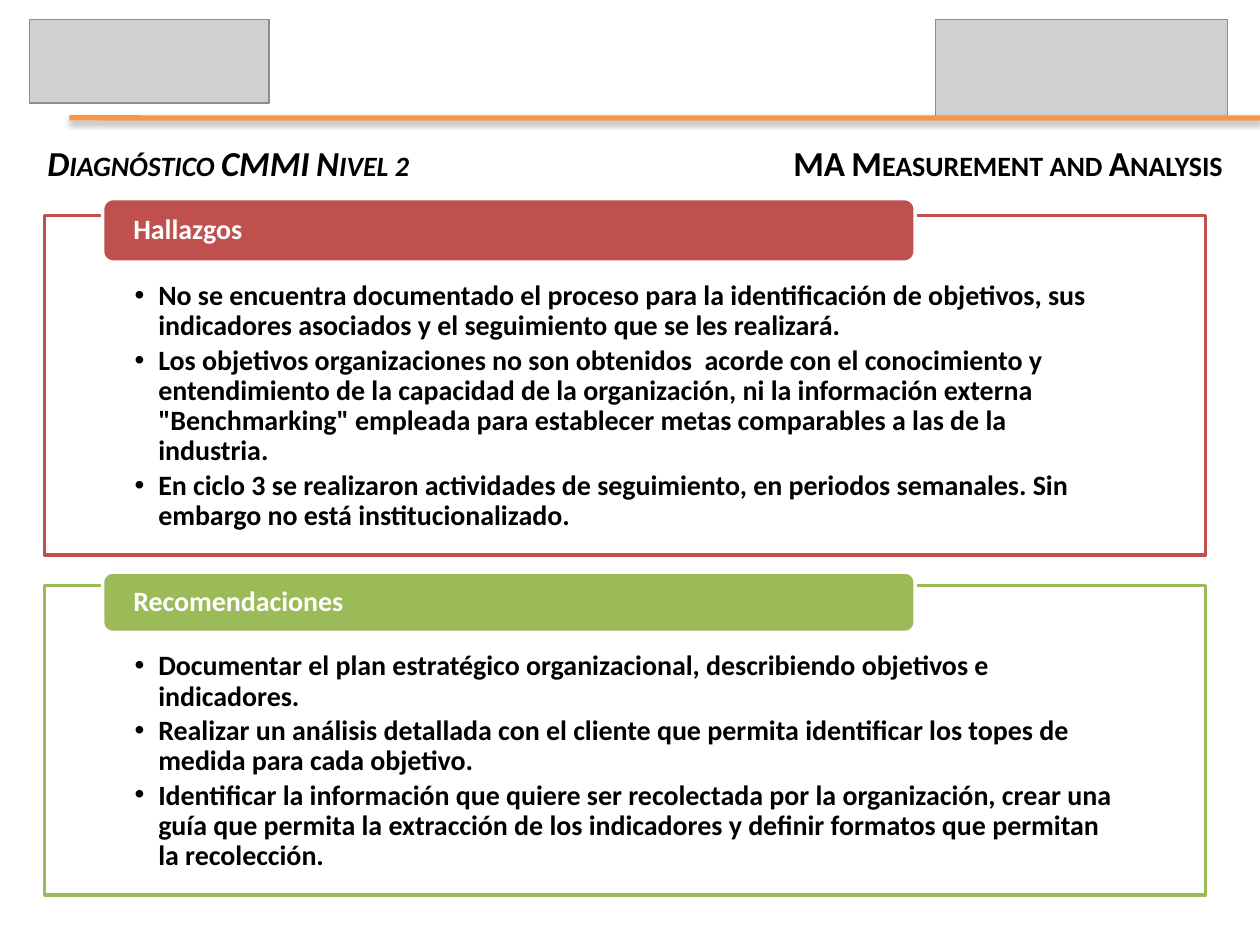
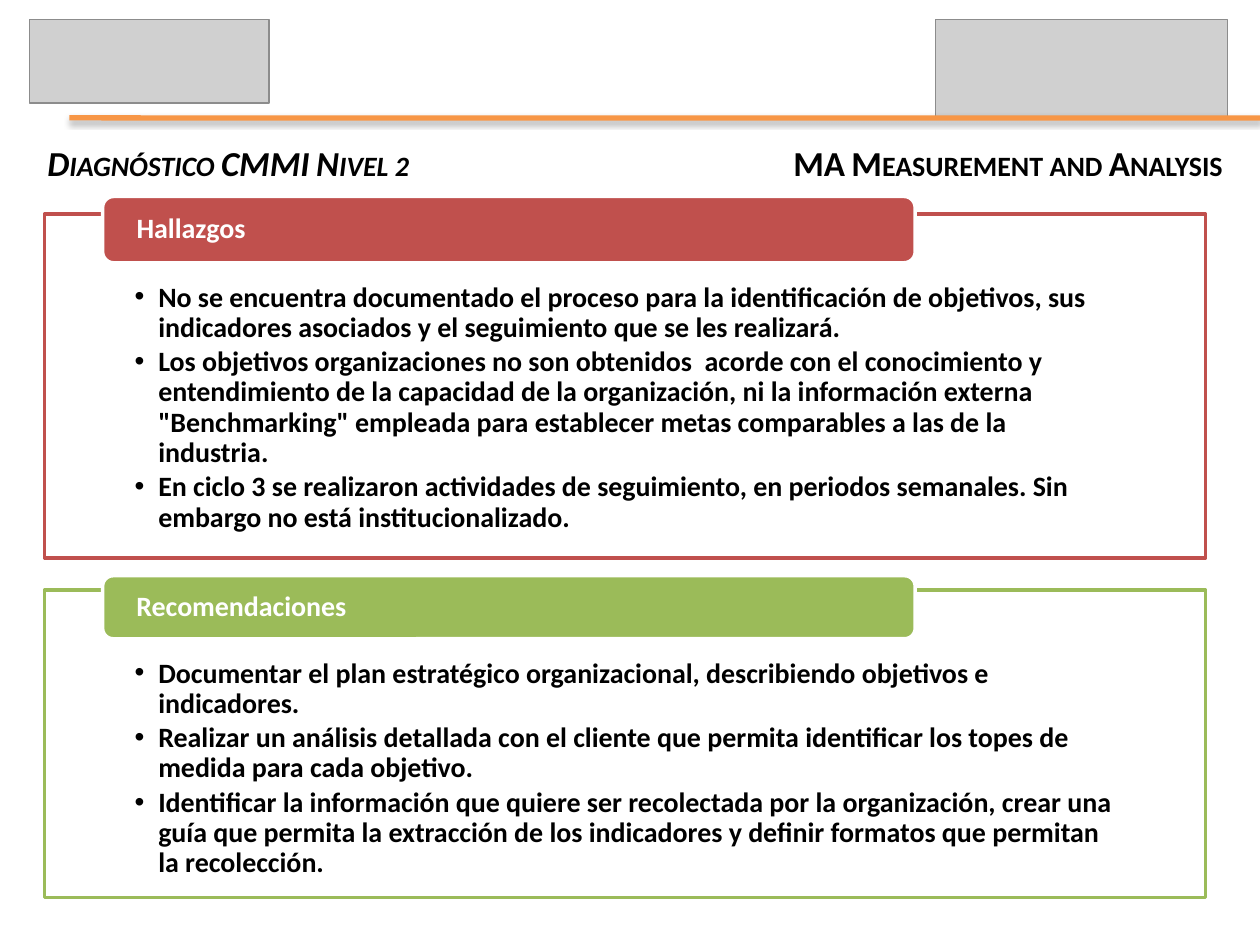
Before and after one commit to leseroth/ingenium-managment, a slide deck: slide 8 of CSOF5104 Mejoramiento de Procesos de SW/PresentacionFinal/1130PresentacionFinal.pptx. Drawn at 1260x945 pixels with LibreOffice and Linux fonts; fonts in the diff are those of the drawing; grey boxes stand for pictures. Boxes give left, top, right and bottom in pixels: in the first picture for what was removed or moved away, otherwise in the second. Text is boxed around its words. In the diff, an @@ line names an element or a change of style, - is before the commit and + after.

```diff
--- a/CSOF5104 Mejoramiento de Procesos de SW/PresentacionFinal/1130PresentacionFinal.pptx
+++ b/CSOF5104 Mejoramiento de Procesos de SW/PresentacionFinal/1130PresentacionFinal.pptx
@@ text "Hallazgos" moved from (x1=133, y1=219, x2=242, y2=244) to (x1=137, y1=218, x2=246, y2=243) @@
@@ rectangle resized from (x1=44, y1=215, x2=1205, y2=554) to (x1=44, y1=214, x2=1205, y2=558) @@
@@ 1 text, 1 rectangle, 1 rounded rectangle moved together from (x1=44, y1=572, x2=1205, y2=896) to (x1=44, y1=576, x2=1205, y2=897) @@
@@ text "Recomendaciones" moved from (x1=133, y1=591, x2=343, y2=611) to (x1=136, y1=596, x2=346, y2=616) @@
```
Also in this commit, not shown: 5 other slides changed, 3 slides added.
